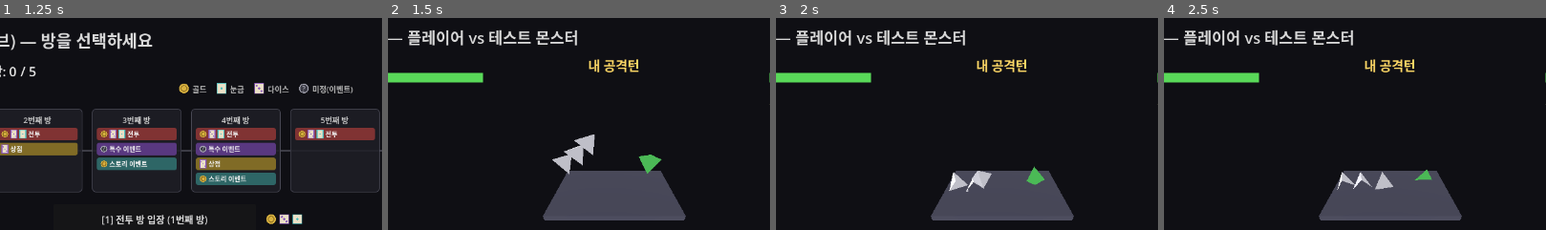
Above: before the commit, frames 1-4 (left to right).
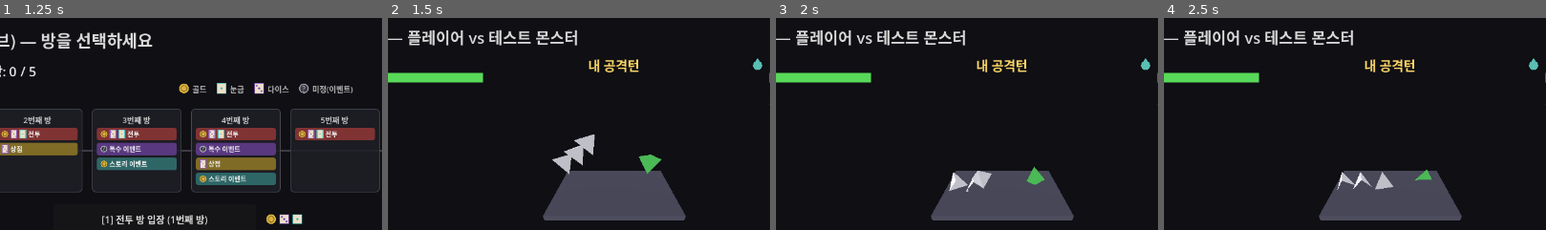
Above: after the commit, the same moments.

Repository: YGseok/ProjectD
Game: Godot game, scene res://code/scenes/character_select.tscn
Same seed, same stepped clock (60 frames per second), same inputs: the game is played once before the commit and once after it.
Inputs:
- Up to frame 1 (1.25 s): click "[8] 던전 시작" at 0.5 s
- Up to frame 2 (1.5 s): click "[1] 전투 방 입장 (1번째 방)" at 1.25 s
- Up to frame 3 (2 s): no input
- Up to frame 4 (2.5 s): click "[1] 덱 보기" at 2 s
The pictures show only the part of the screen within x 20-70%, y 0-50%; the shares and areas given below are measured in that part.

Frame 1 is identical in both runs. In frame 2, 0.1% of the frame differs, in the area x 95-98%, y 18-25%; in frame 3, 0.1%; in frame 4, 0.1%.

Commit message:
feat: G-1(몬스터 계열+카탈로그+아이콘) 완료 — 동작 변경 없이 데이터 이전
[대형 기획 6] 몬스터 대개편의 첫 조각. combat_test.gd의 MONSTER_PROFILES
5종을 신규 code/systems/monster_catalog.gd(MonsterCatalog)로 옮기고
계열(인간형/부정형/야수형/언데드형) 필드를 추가했다. 전투 동작은
그대로 유지(dice_gimmick 적용 로직 불변, dice_test.gd로 회귀 검증).
신규 family_icon.gd(FamilyIcon)로 전투 화면 몬스터 이름 옆에 계열
아이콘을 표시. 다음은 G-2(몬스터 스킬 프레임워크).

Co-Authored-By: Claude Sonnet 5 <noreply@anthropic.com>

Diff:
--- a/code/scenes/combat_test.gd
+++ b/code/scenes/combat_test.gd
@@ -166,6 +166,7 @@
 
 @onready var player_hp_label: Label = $PlayerHPLabel
 @onready var monster_hp_label: Label = $MonsterHPLabel
+@onready var monster_family_icon: FamilyIcon = $MonsterFamilyIcon
 @onready var monster_debug_info_label: Label = $MonsterDebugInfoLabel
 @onready var player_hp_bar_fill: ColorRect = $PlayerHPBarFill
 @onready var monster_hp_bar_fill: ColorRect = $MonsterHPBarFill
@@ -379,13 +380,10 @@
 ## 2026-09-15가 확정한 성격 요약)를 추가한다. dice_gimmick 배정 근거를 문구로도
 ## 확인할 수 있게 하려는 목적 — _monster_config_for_room()이 그대로 config에 담아
 ## 넘기고, _monster_debug_info_text()가 디버그 표시줄에 함께 보여준다.
-const MONSTER_PROFILES := [
-	{"name": "슬라임", "color": Color(0.35, 0.85, 0.4), "personality": "무기력하고 단순함"},
-	{"name": "고블린", "color": Color(0.75, 0.55, 0.25), "dice_gimmick": "anger_stack", "personality": "성급하고 화를 잘 냄"},
-	{"name": "해골 전사", "color": Color(0.85, 0.85, 0.8), "dice_gimmick": "fixed_value", "personality": "감정 없이 명령대로만 움직이는 병사, 늘 같은 힘으로 정확하게 타격"},
-	{"name": "오크", "color": Color(0.3, 0.55, 0.3), "dice_gimmick": "min_max_only", "personality": "힘만 믿고 저돌적으로 날뛰는 성격, 전부 아니면 전무"},
-	{"name": "다크 나이트", "color": Color(0.55, 0.25, 0.75), "dice_gimmick": "steady_guard", "personality": "차갑고 노련하며 방어에서 흔들리지 않는 기사"},
-]
+## [대형 기획 6] G-1(2026-10-07)로 이 5종의 데이터는 `code/systems/monster_catalog.gd`
+## (`MonsterCatalog.MONSTERS`)로 옮겨졌다 — "계열"(family)/"등급"(tier)/스킬 목록 등
+## 미래 확장 필드가 추가됐을 뿐, 이 함수가 읽는 값(name/color/personality/dice_gimmick)은
+## 전과 완전히 동일하다(MonsterCatalog.gimmick_of()가 호환 다리 역할).
 
 
 ## 몬스터 다이스 면 개수(sides) 스케일링. 지금까지 몬스터 주머니는 방과 무관하게 항상
@@ -416,12 +414,12 @@
 ## QA에서 GAME_QA_ROOM_OVERRIDE로 더 큰 값(9, 14 등)을 줘도 정확히 일치하지 않는 한
 ## 보스로 취급하지 않는다(다음 라운드 개념이 아직 없으므로).
 func _monster_config_for_room(room_index: int) -> Dictionary:
-	var profile: Dictionary = MONSTER_PROFILES[room_index % MONSTER_PROFILES.size()]
-	var cycle := int(room_index / float(MONSTER_PROFILES.size()))
+	var profile: Dictionary = MonsterCatalog.MONSTERS[room_index % MonsterCatalog.MONSTERS.size()]
+	var cycle := int(room_index / float(MonsterCatalog.MONSTERS.size()))
 	var name_text: String = profile["name"]
 	if cycle > 0:
 		name_text = "강화 ".repeat(cycle) + name_text
-	var gimmick: String = profile.get("dice_gimmick", "")
+	var gimmick: String = MonsterCatalog.gimmick_of(profile)
 	var dice_sides := _monster_dice_sides_for_room(room_index)
 	var gimmick_value := 0
 	if gimmick == "min_max_only":
@@ -460,6 +458,7 @@
 		"dice_gimmick_value": gimmick_value,
 		"is_boss": is_boss,
 		"personality": profile.get("personality", ""),
+		"family": profile.get("family", ""),
 	}
 
 
@@ -531,6 +530,8 @@
 	monster_name = config["name"]
 	monster_color = config["color"]
 	monster_is_boss = config["is_boss"]
+	monster_family_icon.category = config.get("family", "")
+	monster_family_icon.is_boss = monster_is_boss
 	monster_portrait.set_body_color(monster_color if monster_color.a > 0 else Color(0.5, 0.5, 0.5))
 	monster_debug_info_label.text = _monster_debug_info_text(config)
 
@@ -1791,6 +1792,7 @@
 	monster_anger_stacks = ANGER_STACK_THRESHOLD
 	monster_anger_pending = true
 	monster_name = "고블린 [분노]"
+	monster_family_icon.category = "humanoid"
 	_clear_dice()
 	var die := DieScene.instantiate()
 	die.sides = ANGER_DICE_SIDES
--- a/code/scenes/combat_test.tscn
+++ b/code/scenes/combat_test.tscn
@@ -5,6 +5,7 @@
 [ext_resource type="Script" path="res://code/scenes/monster_portrait_placeholder.gd" id="3_monster_portrait"]
 [ext_resource type="Script" path="res://code/scenes/deck_panel.gd" id="4_deck_panel"]
 [ext_resource type="Script" path="res://code/scenes/customize_panel.gd" id="5_customize_panel"]
+[ext_resource type="Script" path="res://code/scenes/family_icon.gd" id="6_family_icon"]
 
 [sub_resource type="LabelSettings" id="LabelSettings_title"]
 font_size = 26
@@ -72,6 +73,13 @@
 offset_bottom = 100.0
 text = "플레이어 HP: 20 / 20"
 label_settings = SubResource("LabelSettings_hp")
+
+[node name="MonsterFamilyIcon" type="Control" parent="."]
+offset_left = 868.0
+offset_top = 73.0
+offset_right = 892.0
+offset_bottom = 97.0
+script = ExtResource("6_family_icon")
 
 [node name="MonsterHPLabel" type="Label" parent="."]
 offset_left = 900.0
--- a/code/scenes/dice_test.gd
+++ b/code/scenes/dice_test.gd
@@ -223,6 +223,10 @@
 	lines.append("")
 	lines.append("[스킬 id -> 이름 조회 검증: skill_pool.gd SkillPool.find_skill / deck_panel.gd DeckPanel._add_skills_section]")
 	all_pass = _check_skill_pool_lookup(lines) and all_pass
+
+	lines.append("")
+	lines.append("[G-1: 몬스터 카탈로그 계열 아이콘 검증: monster_catalog.gd MonsterCatalog / family_icon.gd FamilyIcon]")
+	all_pass = _check_monster_catalog_family_icons(lines) and all_pass
 
 	lines.append("")
 	lines.append("결과: %s" % ("PASS" if all_pass else "FAIL"))
@@ -3992,3 +3996,39 @@
 	])
 
 	return ok
+
+
+## [대형 기획 6] G-1(2026-10-07) 검증 — _check_skill_icons와 같은 패턴. 두 가지를 확인:
+## (1) MonsterCatalog.MONSTERS 전부의 "family" 값이 FamilyIcon.CATEGORIES(그리고
+## MonsterCatalog.FAMILIES 자신의 키)에 실제로 존재하는지 — 몬스터가 늘어날 G-5 이후에도
+## 오타/리네임으로 아이콘이 조용히 빈 채로 그려지는 걸 사전에 잡기 위함.
+## (2) G-1이 "동작 변경 없음"을 지켰는지 — MonsterCatalog.gimmick_of()로 뽑은 값이
+## combat_test.gd._monster_config_for_room()이 돌려주는 기존 "dice_gimmick"과 방마다
+## 정확히 일치하는지(5종 전부 한 바퀴 room 0~4로 확인).
+func _check_monster_catalog_family_icons(lines: PackedStringArray) -> bool:
+	var ok := true
+
+	for monster in MonsterCatalog.MONSTERS:
+		var family: String = monster.get("family", "")
+		var family_known := MonsterCatalog.FAMILIES.has(family)
+		var icon_known := FamilyIcon.CATEGORIES.has(family)
+		var monster_ok := family_known and icon_known
+		ok = monster_ok and ok
+		lines.append("  \"%s\" family=%s -> FAMILIES=%s FamilyIcon.CATEGORIES=%s -> %s" % [
+			monster["id"], family, "OK" if family_known else "FAIL", "OK" if icon_known else "FAIL",
+			"OK" if monster_ok else "FAIL"
+		])
+
+	var script := load("res://code/scenes/combat_test.gd")
+	var combat = script.new()
+	for room_index in range(5):
+		var expect_gimmick: String = MonsterCatalog.gimmick_of(MonsterCatalog.MONSTERS[room_index])
+		var actual_gimmick: String = combat._monster_config_for_room(room_index)["dice_gimmick"]
+		var room_ok := expect_gimmick == actual_gimmick
+		ok = room_ok and ok
+		lines.append("  room%d: MonsterCatalog.gimmick_of=%s vs _monster_config_for_room dice_gimmick=%s -> %s" % [
+			room_index, expect_gimmick, actual_gimmick, "OK" if room_ok else "FAIL"
+		])
+	combat.free()
+
+	return ok
--- /dev/null
+++ b/code/scenes/family_icon.gd
@@ -0,0 +1,132 @@
+class_name FamilyIcon
+extends Control
+## 몬스터 "계열"(MonsterCatalog.FAMILIES) 옆에 붙는 유형별 아이콘
+## (INBOX.md [대형 기획 6] G-1, 2026-10-07).
+##
+## skill_icon.gd(SkillIcon)/reward_icon.gd(RewardIcon)와 같은 패턴 — 별도 이미지
+## 에셋 없이 _draw()로 도형을 그리는 절차적 아이콘. 사용자 지시 원문 예시를 그대로
+## 따른다: "[인간형 아이콘] 고블린, [인간형 아이콘] 아머 고블린 = 인간형은 방어 관련
+## 무언가를 함. [부정형 아이콘] 슬라임, [부정형 아이콘] 유령 = 이들은 주사위에 무언가를
+## 함." 전투 화면 몬스터 이름 라벨 앞에 이 아이콘을 둬서 같은 계열끼리 한눈에 묶여
+## 보이게 한다.
+##
+## category (MonsterCatalog.FAMILIES의 키와 1:1 대응, dice_test.gd의
+## "카탈로그의 모든 family 값이 FamilyIcon.CATEGORIES에 존재" 검증이 누락을 잡아줌):
+## - "humanoid": 인간형 (방패)
+## - "amorphous": 부정형 (물방울)
+## - "beast": 야수형 (발톱 자국 3개)
+## - "undead": 언데드형 (해골)
+##
+## is_boss가 true면 아이콘 그리기가 끝난 뒤 작은 왕관을 위에 덧그린다(G-8 보스
+## 6종이 쓸 자리 — 지금은 마지막 방 보스 강화(_monster_config_for_room()의
+## is_boss)에 그대로 연동해 둠).
+
+const CATEGORIES := ["humanoid", "amorphous", "beast", "undead"]
+
+var category: String = "":
+	set(v):
+		category = v
+		queue_redraw()
+
+var is_boss: bool = false:
+	set(v):
+		is_boss = v
+		queue_redraw()
+
+const COLOR_HUMANOID := Color(0.55, 0.65, 0.85)
+const COLOR_AMORPHOUS := Color(0.35, 0.75, 0.7)
+const COLOR_BEAST := Color(0.8, 0.45, 0.25)
+const COLOR_UNDEAD := Color(0.75, 0.78, 0.72)
+const COLOR_CROWN := Color(0.95, 0.8, 0.25)
+
+
+func _ready() -> void:
+	mouse_filter = Control.MOUSE_FILTER_IGNORE
+	if custom_minimum_size == Vector2.ZERO:
+		custom_minimum_size = Vector2(24, 24)
+
+
+func _draw() -> void:
+	match category:
+		"humanoid":
+			_draw_shield()
+		"amorphous":
+			_draw_droplet()
+		"beast":
+			_draw_claw()
+		"undead":
+			_draw_skull()
+		_:
+			pass
+	if is_boss and category != "":
+		_draw_crown()
+
+
+func _draw_shield() -> void:
+	var pts := PackedVector2Array([
+		Vector2(size.x * 0.5, size.y * 0.08),
+		Vector2(size.x * 0.85, size.y * 0.24),
+		Vector2(size.x * 0.85, size.y * 0.52),
+		Vector2(size.x * 0.5, size.y * 0.92),
+		Vector2(size.x * 0.15, size.y * 0.52),
+		Vector2(size.x * 0.15, size.y * 0.24),
+	])
+	draw_colored_polygon(pts, COLOR_HUMANOID)
+	draw_polyline(pts + PackedVector2Array([pts[0]]), COLOR_HUMANOID.darkened(0.4), 1.5)
+
+
+## 물방울(위는 뾰족, 아래는 둥근) 형태 — 원 + 위쪽 삼각형을 겹쳐 근사한다.
+func _draw_droplet() -> void:
+	var r := size.x * 0.32
+	var center := Vector2(size.x * 0.5, size.y * 0.6)
+	draw_circle(center, r, COLOR_AMORPHOUS)
+	var tip := PackedVector2Array([
+		Vector2(size.x * 0.5, size.y * 0.08),
+		Vector2(size.x * 0.5 - r * 0.95, size.y * 0.58),
+		Vector2(size.x * 0.5 + r * 0.95, size.y * 0.58),
+	])
+	draw_colored_polygon(tip, COLOR_AMORPHOUS)
+
+
+## 발톱 자국 3개(끝이 가는 곡선 대신 가늘고 긴 삼각형으로 근사) — 야수형의 공격성을
+## 표현. achievement_icon류처럼 draw_colored_polygon 조합만으로 그린다.
+func _draw_claw() -> void:
+	for i in range(3):
+		var x_center: float = size.x * (0.28 + i * 0.22)
+		var pts := PackedVector2Array([
+			Vector2(x_center - size.x * 0.05, size.y * 0.12),
+			Vector2(x_center + size.x * 0.05, size.y * 0.12),
+			Vector2(x_center, size.y * 0.88),
+		])
+		draw_colored_polygon(pts, COLOR_BEAST)
+
+
+## 해골 — 둥근 두개골(원) + 눈구멍 2개(어두운 원) + 치아 줄(짧은 선 여러 개).
+func _draw_skull() -> void:
+	var center := Vector2(size.x * 0.5, size.y * 0.42)
+	var r := size.x * 0.38
+	draw_circle(center, r, COLOR_UNDEAD)
+	var eye_r := size.x * 0.1
+	draw_circle(center + Vector2(-r * 0.4, 0), eye_r, Color(0.15, 0.15, 0.18))
+	draw_circle(center + Vector2(r * 0.4, 0), eye_r, Color(0.15, 0.15, 0.18))
+	var jaw_top := size.y * 0.68
+	var jaw_bottom := size.y * 0.88
+	draw_rect(Rect2(size.x * 0.3, jaw_top, size.x * 0.4, jaw_bottom - jaw_top), COLOR_UNDEAD)
+	for i in range(3):
+		var x: float = size.x * (0.38 + i * 0.12)
+		draw_line(Vector2(x, jaw_top), Vector2(x, jaw_bottom), Color(0.15, 0.15, 0.18), 1.0)
+
+
+## 보스 전용 왕관 오버레이 — 아이콘 위쪽에 작은 삼각 톱니 3개로 근사.
+func _draw_crown() -> void:
+	var base_y := size.y * 0.06
+	var pts := PackedVector2Array([
+		Vector2(size.x * 0.22, base_y + size.y * 0.1),
+		Vector2(size.x * 0.3, base_y - size.y * 0.08),
+		Vector2(size.x * 0.4, base_y + size.y * 0.06),
+		Vector2(size.x * 0.5, base_y - size.y * 0.1),
+		Vector2(size.x * 0.6, base_y + size.y * 0.06),
+		Vector2(size.x * 0.7, base_y - size.y * 0.08),
+		Vector2(size.x * 0.78, base_y + size.y * 0.1),
+	])
+	draw_colored_polygon(pts, COLOR_CROWN)
--- /dev/null
+++ b/code/systems/monster_catalog.gd
@@ -0,0 +1,83 @@
+class_name MonsterCatalog
+extends RefCounted
+## 몬스터 계열(패밀리) + 몬스터 카탈로그 데이터 (INBOX.md [대형 기획 6] G-1, 2026-10-07).
+##
+## 사람이 이미 설계해둔 몬스터 대개편(계열 4종 + 일반/정예/보스 대형 풀 + 정예 방)의
+## 첫 조각 — "데이터 표"만 먼저 만들고 **전투 동작은 바꾸지 않는다**. 기존
+## `combat_test.gd`의 `MONSTER_PROFILES`(5종)를 그대로 옮겨왔을 뿐, dice_gimmick
+## 적용 로직(`_monster_config_for_room()` 등)은 손대지 않았다 — 결과가 전과
+## 완전히 같아야 한다(`dice_test.gd`의 기존 몬스터 스케일링 검증이 그대로 PASS해야 함).
+##
+## FAMILIES: 계열 4종(id -> {name, description}). `family_icon.gd`(FamilyIcon)가
+## 이 id를 category로 받아 전용 도형을 그린다. 사용자 지시 원문의 예시를 그대로 따름:
+## - "humanoid"(인간형): 방어/장비 계열 (예: 고블린 = 방어 관련 무언가를 함)
+## - "amorphous"(부정형): 플레이어 주사위를 직접 건드리는 계열 (예: 슬라임/유령)
+## - "beast"(야수형): 공격/폭딜 계열
+## - "undead"(언데드형): 흡수/부활/지속 효과 계열
+## 5번째 계열은 만들지 않는다(필요해지면 나중에, INBOX.md 원문 지시).
+##
+## MONSTERS: 몬스터 1종당 1개 Dictionary.
+## - "id": 고유 id. 아트 리소스 경로에도 재사용(ART-1c, `res://resources/monsters/<id>/`).
+##   기존 5종은 아트 스레드가 이미 쓰고 있는 이름(slime/goblin/skeleton/orc/dark_knight)을
+##   그대로 맞춤.
+## - "name"/"color"/"personality": 기존 MONSTER_PROFILES와 동일한 의미.
+## - "family": 위 FAMILIES의 키.
+## - "tier": "normal" | "elite" | "boss". 지금은 전부 "normal" — G-7(정예 8종)/
+##   G-8(보스 6종)이 각각 "elite"/"boss" 몬스터를 이 배열에 추가한다.
+## - "skills": 스킬 id(+파라미터) 목록 — G-2에서 생길 `monster_skills.gd` 프레임워크가
+##   읽을 미래형 필드. 지금은 각 원소가 {"id": <기존 dice_gimmick 문자열>}뿐이고(기믹
+##   없는 슬라임은 빈 배열), 실제 적용은 여전히 `combat_test.gd`가 `gimmick_of()`로
+##   skills[0].id를 꺼내 기존 "dice_gimmick" 코드 경로에 그대로 넘기는 다리 역할만 한다.
+## - "hp_mult": 등급별 HP 배율. 지금은 전부 1.0(동작 변경 없음) — G-7(정예 1.5)에서
+##   쓰일 자리를 미리 만들어 둠(보스는 기존 "마지막 방 HP x2" 공식을 그대로 유지하고
+##   이 필드와는 아직 연동하지 않음, G-8에서 결정).
+
+const FAMILIES := {
+	"humanoid": {"name": "인간형", "description": "방어/장비 중심 — 몬스터 자신의 방어를 강화한다"},
+	"amorphous": {"name": "부정형", "description": "플레이어 주사위를 직접 건드린다"},
+	"beast": {"name": "야수형", "description": "공격/폭딜 중심 — 몬스터 자신의 공격을 강화한다"},
+	"undead": {"name": "언데드형", "description": "흡수/부활/지속 효과 중심"},
+}
+
+const MONSTERS := [
+	{
+		"id": "slime", "name": "슬라임", "family": "amorphous", "tier": "normal",
+		"color": Color(0.35, 0.85, 0.4), "skills": [], "hp_mult": 1.0,
+		"personality": "무기력하고 단순함",
+	},
+	{
+		"id": "goblin", "name": "고블린", "family": "humanoid", "tier": "normal",
+		"color": Color(0.75, 0.55, 0.25), "skills": [{"id": "anger_stack"}], "hp_mult": 1.0,
+		"personality": "성급하고 화를 잘 냄",
+	},
+	{
+		"id": "skeleton", "name": "해골 전사", "family": "undead", "tier": "normal",
+		"color": Color(0.85, 0.85, 0.8), "skills": [{"id": "fixed_value"}], "hp_mult": 1.0,
+		"personality": "감정 없이 명령대로만 움직이는 병사, 늘 같은 힘으로 정확하게 타격",
+	},
+	{
+		"id": "orc", "name": "오크", "family": "beast", "tier": "normal",
+		"color": Color(0.3, 0.55, 0.3), "skills": [{"id": "min_max_only"}], "hp_mult": 1.0,
+		"personality": "힘만 믿고 저돌적으로 날뛰는 성격, 전부 아니면 전무",
+	},
+	{
+		"id": "dark_knight", "name": "다크 나이트", "family": "humanoid", "tier": "normal",
+		"color": Color(0.55, 0.25, 0.75), "skills": [{"id": "steady_guard"}], "hp_mult": 1.0,
+		"personality": "차갑고 노련하며 방어에서 흔들리지 않는 기사",
+	},
+]
+
+
+static func family_ids() -> Array:
+	return FAMILIES.keys()
+
+
+## 몬스터 dict에서 기존 코드가 쓰던 "dice_gimmick" 문자열을 뽑아낸다(skills[0].id,
+## skills가 비어 있으면 빈 문자열) — `_monster_config_for_room()`이 그대로 호환되게
+## 하는 다리 역할. skills 배열 자체는 G-2 이후 2개 이상(정예)/3개 이상(보스)으로
+## 늘어날 수 있지만, 이 함수는 "기존 단일 기믹 호환" 용도라 항상 0번째만 본다.
+static func gimmick_of(monster: Dictionary) -> String:
+	var skills: Array = monster.get("skills", [])
+	if skills.is_empty():
+		return ""
+	return skills[0].get("id", "")
Not shown, added: code/scenes/family_icon.gd.uid
Not shown, added: code/systems/monster_catalog.gd.uid
Not shown, changed: docs/DESIGN.md
Not shown, changed: docs/STATUS.md
Not shown, changed: docs/STATUS_ARCHIVE.md
Not shown, changed: docs/feedback/INBOX.md
